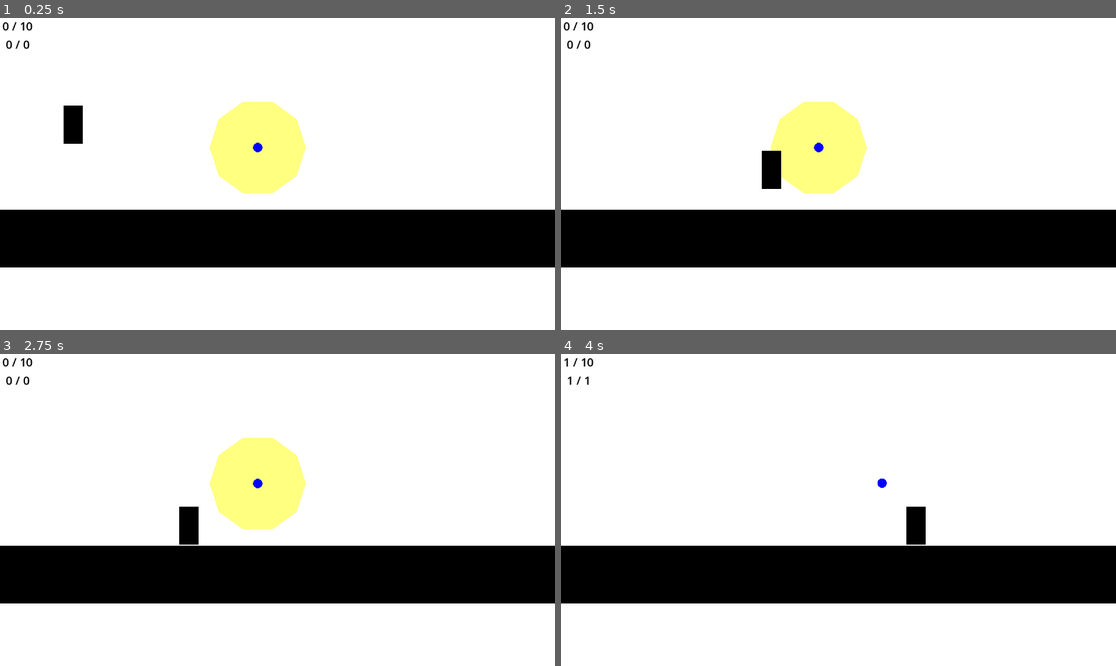
Above: before the commit, frames 1-4 (two rows, left to right).
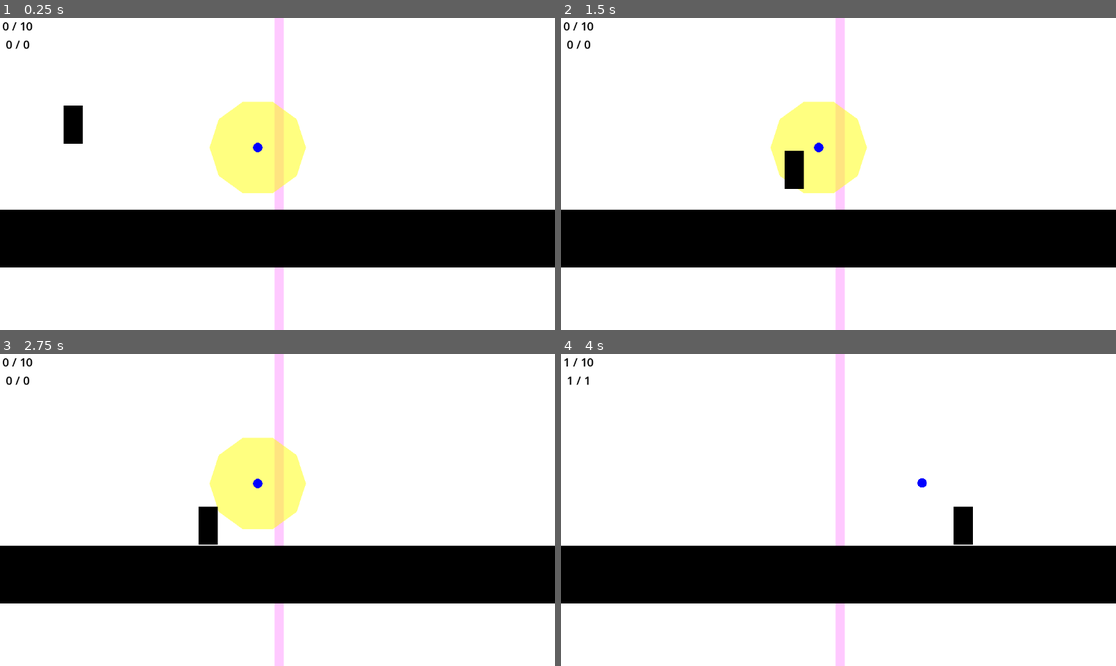
Above: after the commit, the same moments.

Repository: BaconEggsRL/ld56
Game: Godot game, scene res://game.tscn
The game is run twice, just before and just after one commit, with the same random seed, the same clock (stepped at 60 frames per second) and the same inputs.
Inputs (mouse positions are in pixels of both pictures, inside the frame that each line leads up to):
- Up to frame 1 (0.25 s): no input
- Up to frame 2 (1.5 s): tap Enter (ui_accept) at 0.5, 0.77 s; move the mouse to (960, 158) at 0.52 s; hold Shift (charge_throw) 0.53-1.28 s; hold Right (ui_right) from 0.53 s (still down); click (960, 158) at 0.8 s; move the mouse to (727, 189) at 1.27 s; click (727, 189) at 1.35 s
- Up to frame 3 (2.75 s): tap Enter (ui_accept) at 1.52 s; tap Shift (charge_throw) at 1.55 s; move the mouse to (333, 441) at 2.02 s; release Right (ui_right) at 2.03 s; hold Left (ui_left) from 2.03 s (still down); tap Ctrl (change_control) at 2.1 s; click (333, 441) at 2.3 s
- Up to frame 4 (4 s): move the mouse to (810, 572) at 2.77 s; release Left (ui_left) at 2.78 s; hold Right (ui_right) from 2.78 s (still down); tap Shift (charge_throw) at 2.85 s; tap Enter (ui_accept) at 3.02, 3.77 s; move the mouse to (1005, 556) at 3.52 s; click (1005, 556) at 3.6 s

The runs differ from the first frame. In frame 1, 1.4% of the frame differs, in the area x 49-52%, y 0-100%; in frame 2, 2.2%; in frame 3, 2.2%; in frame 4, 2.4%, in the area x 49-75%, y 0-100%.

Commit message:
really end of day 1

Diff:
--- a/entities/friend.gd
+++ b/entities/friend.gd
@@ -9,6 +9,7 @@
 @export var player : CharacterBody2D
 @onready var following_player : bool = true
 
+@onready var control_marker = $control_marker
 @onready var collect_aura = $collect_aura
 @onready var collect_area = $collect_area
 @onready var collect_area_collision = collect_area.get_node("CollisionShape2D")
@@ -27,6 +28,7 @@
 var lerp_color = false
 var COLOR_TRANSPARENT = Color(1,1,1,0)
 var COLOR_COLLECTABLE = Color(1,1,0,0.50)
+var COLOR_AVAILABLE = Color(0,1,0,0.50)
 var new_color = COLOR_COLLECTABLE
 
 
@@ -38,6 +40,7 @@
 const GRAV_ACC := 9.8 # Meters/Sec^2
 
 var THROW_XDAMP_SPEED = 6.0
+var THROW_BOUNCE_DAMP = 0.4
 var THROW_VELOCITY : Vector2 = Vector2(500.0, -500.0)
 
 
@@ -76,11 +79,19 @@
 
 	var vel = throw_array[0]
 	var _theta = throw_array[1]
-
 	self.THROW_VELOCITY = vel
+
+	print(vel.x)
+	######################################################
+	var damp_speed = remap(abs(vel.x), 0, 2300, 1, 7)
+	print(damp_speed)
+	self.THROW_XDAMP_SPEED = damp_speed
+	######################################################
+
+
 	self.available = false
 
-	new_color = COLOR_COLLECTABLE
+	new_color = COLOR_AVAILABLE
 	# collect_aura.color = new_color
 	collect_area_collision.call_deferred("set", "disabled", false)
 	collect_aura.show()
@@ -97,6 +108,11 @@
 
 
 func _on_changed_control(player_controlled):
+	if player_controlled:
+		control_marker.hide()
+	else:
+		control_marker.show()
+
 	self.following_player = player_controlled
 	if self.following_player:
 		self.collision_layer = 0
@@ -115,6 +131,8 @@
 	# solve_path(50, deg_to_rad(30))
 	friend_collected.connect(player._on_friend_collected)
 	friend_available.connect(player._on_friend_available)
+	control_marker.hide()
+
 
 
 func _physics_process(delta: float) -> void:
@@ -146,11 +164,44 @@
 				else:
 					velocity.x = move_toward(velocity.x, 0, SPEED)
 
-			else:
+				move_and_slide()
+
+
+			else:  # thrown
 				velocity.x = move_toward(velocity.x, 0, THROW_XDAMP_SPEED)
 
-
-			move_and_slide()
+				if not is_on_floor():
+					var temp_velocity = velocity
+					move_and_slide()
+					if get_slide_collision_count() > 0:
+						var collision = get_slide_collision(0)
+						if collision != null:
+							var collider = collision.get_collider()
+							if collider.is_in_group("wall"):
+								temp_velocity = temp_velocity.bounce(collision.get_normal()) * THROW_BOUNCE_DAMP*1.25
+								velocity = temp_velocity
+							if collider.is_in_group("floor"):
+								temp_velocity.y = temp_velocity.bounce(collision.get_normal()).y * THROW_BOUNCE_DAMP/1.75
+								velocity.y = temp_velocity.y
+					#var collision = move_and_collide(velocity * delta)
+					#if collision:
+						## print("COLLIDE")
+						#var collider = collision.get_collider()
+						## print(collider)
+						#if collider.is_in_group("wall"):
+							## print("wall")
+							#velocity = velocity.bounce(collision.get_normal()) * THROW_BOUNCE_DAMP
+						#if collider.is_in_group("floor"):
+							## print("floor")
+							## velocity = velocity.bounce(collision.get_normal()) * THROW_BOUNCE_DAMP
+							## move_and_slide()
+							#velocity = velocity.slide(collision.get_normal())
+							#pass
+					pass
+				else:
+					# print("floor2")
+					move_and_slide()
+					pass
 
 		else:
 
@@ -160,10 +211,15 @@
 				var follow_pos = player_pos + Vector2(0, -y_offset*10)
 				self.position = self.position.lerp(follow_pos, delta * FOLLOW_SPEED)
 
-			else:
+			else:  # thrown
 
 				if not is_on_floor():
 					velocity += get_gravity() * delta
+
+				#var collision = move_and_collide(velocity * delta)
+				#if collision:
+					#print("COLLIDE")
+					#velocity = velocity.bounce(collision.get_normal())
 
 
 
--- a/entities/friend.tscn
+++ b/entities/friend.tscn
@@ -39,4 +39,12 @@
 [node name="CollisionShape2D" type="CollisionShape2D" parent="collect_area"]
 shape = SubResource("RectangleShape2D_hp2rb")
 
+[node name="control_marker" type="Polygon2D" parent="."]
+position = Vector2(0, -30)
+rotation = 1.5708
+color = Color(0, 0, 1, 1)
+polygon = PackedVector2Array(10, 0, -5, 8.66025, -5, -8.66025)
+script = ExtResource("1_sm4jb")
+radius = 10.0
+
 [connection signal="body_entered" from="collect_area" to="." method="_on_collect_area_body_entered"]
--- a/entities/player.gd
+++ b/entities/player.gd
@@ -1,9 +1,10 @@
 extends CharacterBody2D
 
 
-const SPEED = 300.0
+const SPEED = 350.0
 const JUMP_VELOCITY = -400.0
 var THROW_POWER := Vector2(2.0, 2.0)
+# var MAX_THROW_VELOCITY := Vector2(500, 500)
 
 @onready var player_controlled = true
 signal changed_control
@@ -60,8 +61,12 @@
 
 func get_throw_velocity() -> Array:
 
+
+	var start_pos : Vector2 = self.global_position
 	var mouse_pos : Vector2 = get_global_mouse_position()
-	var start_pos : Vector2 = self.global_position
+	#print(start_pos)
+	#print(mouse_pos)
+
 	var launch_vector : Vector2 = mouse_pos - start_pos
 	var floor_vector : Vector2 = Vector2(start_pos.x, mouse_pos.x)
 	var dot_product = launch_vector.dot(floor_vector)
@@ -69,6 +74,19 @@
 
 	var theta = acos(expression)
 	# print(rad_to_deg(theta))
+
+	# print(floor_vector.x)
+	#if floor_vector.x < 50:
+		#if floor_vector.x < 25:
+			#THROW_POWER.x = 4.0
+		#else:
+			#THROW_POWER.x = 3.0
+	#else:
+		#THROW_POWER.x = 2.0
+
+
+
+
 	var throw_vel = Vector2(launch_vector.x * THROW_POWER.x, launch_vector.y * THROW_POWER.y)
 	# print(throw_vel)
 
--- a/game.tscn
+++ b/game.tscn
@@ -7,11 +7,11 @@
 font_size = 24
 font_color = Color(0, 0, 0, 1)
 
+[sub_resource type="RectangleShape2D" id="RectangleShape2D_2spsc"]
+size = Vector2(1210, 118)
+
 [sub_resource type="RectangleShape2D" id="RectangleShape2D_nxxxn"]
 size = Vector2(38, 674)
-
-[sub_resource type="RectangleShape2D" id="RectangleShape2D_2spsc"]
-size = Vector2(1210, 118)
 
 [node name="game" type="Node2D"]
 
@@ -21,7 +21,7 @@
 offset_right = 40.0
 offset_bottom = 40.0
 
-[node name="ColorRect" type="ColorRect" parent="Control"]
+[node name="bg" type="ColorRect" parent="Control"]
 custom_minimum_size = Vector2(1152, 648)
 layout_mode = 0
 offset_right = 40.0
@@ -45,28 +45,40 @@
 label_settings = SubResource("LabelSettings_v2lyb")
 horizontal_alignment = 1
 
-[node name="StaticBody2D" type="StaticBody2D" parent="."]
+[node name="center" type="ColorRect" parent="Control"]
+layout_mode = 2
+offset_left = 570.0
+offset_top = -40.0
+offset_right = 589.0
+offset_bottom = 707.0
+color = Color(1, 0, 1, 0.211765)
+
+[node name="floor" type="StaticBody2D" parent="." groups=["floor"]]
 collision_layer = 3
 collision_mask = 3
 
-[node name="CollisionShape2D2" type="CollisionShape2D" parent="StaticBody2D"]
-position = Vector2(-18, 328)
-shape = SubResource("RectangleShape2D_nxxxn")
-
-[node name="CollisionShape2D3" type="CollisionShape2D" parent="StaticBody2D"]
-position = Vector2(1170, 331)
-shape = SubResource("RectangleShape2D_nxxxn")
-
-[node name="CollisionShape2D" type="CollisionShape2D" parent="StaticBody2D"]
+[node name="CollisionShape2D" type="CollisionShape2D" parent="floor"]
 position = Vector2(580, 455)
 shape = SubResource("RectangleShape2D_2spsc")
 
-[node name="ColorRect" type="ColorRect" parent="StaticBody2D"]
+[node name="ColorRect" type="ColorRect" parent="floor"]
 offset_left = -27.0
 offset_top = 398.0
 offset_right = 1189.0
 offset_bottom = 518.0
 color = Color(0, 0, 0, 1)
+
+[node name="wall" type="StaticBody2D" parent="." groups=["wall"]]
+collision_layer = 3
+collision_mask = 3
+
+[node name="CollisionShape2D2" type="CollisionShape2D" parent="wall"]
+position = Vector2(-19, 329)
+shape = SubResource("RectangleShape2D_nxxxn")
+
+[node name="CollisionShape2D3" type="CollisionShape2D" parent="wall"]
+position = Vector2(1171, 330)
+shape = SubResource("RectangleShape2D_nxxxn")
 
 [node name="friend" parent="." node_paths=PackedStringArray("player") instance=ExtResource("2_fmk3c")]
 position = Vector2(535, 269)
--- a/project.godot
+++ b/project.godot
@@ -18,6 +18,8 @@
 [global_group]
 
 player=""
+floor=""
+wall=""
 
 [input]
 
Not shown, changed: goals.txt
